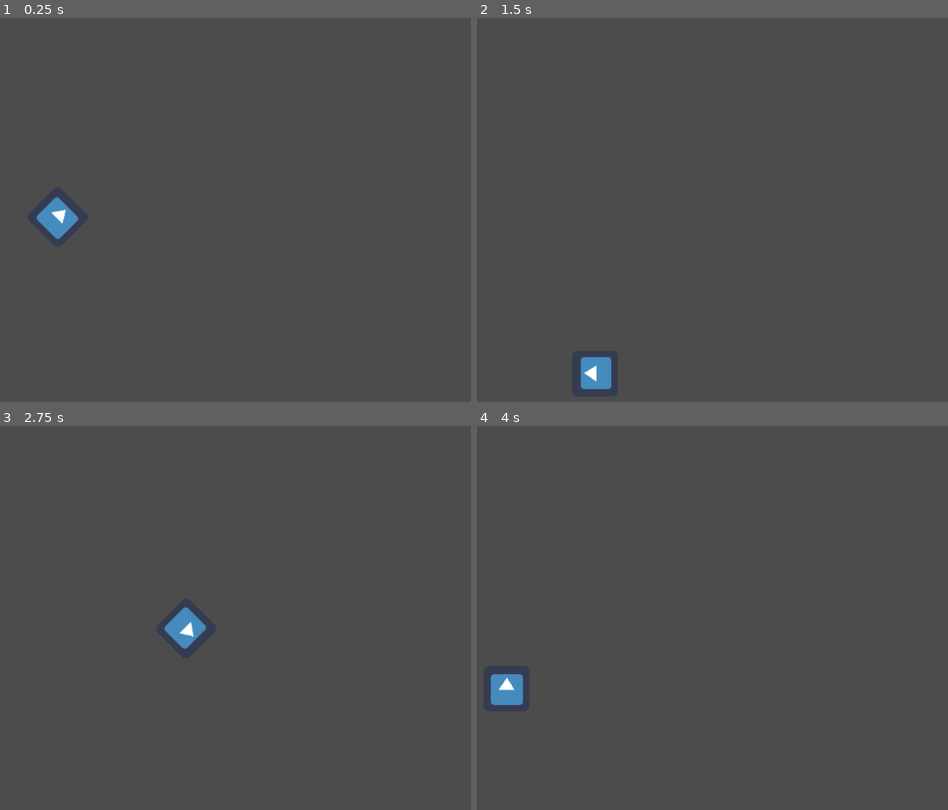
Above: before the commit, frames 1-4 (two rows, left to right).
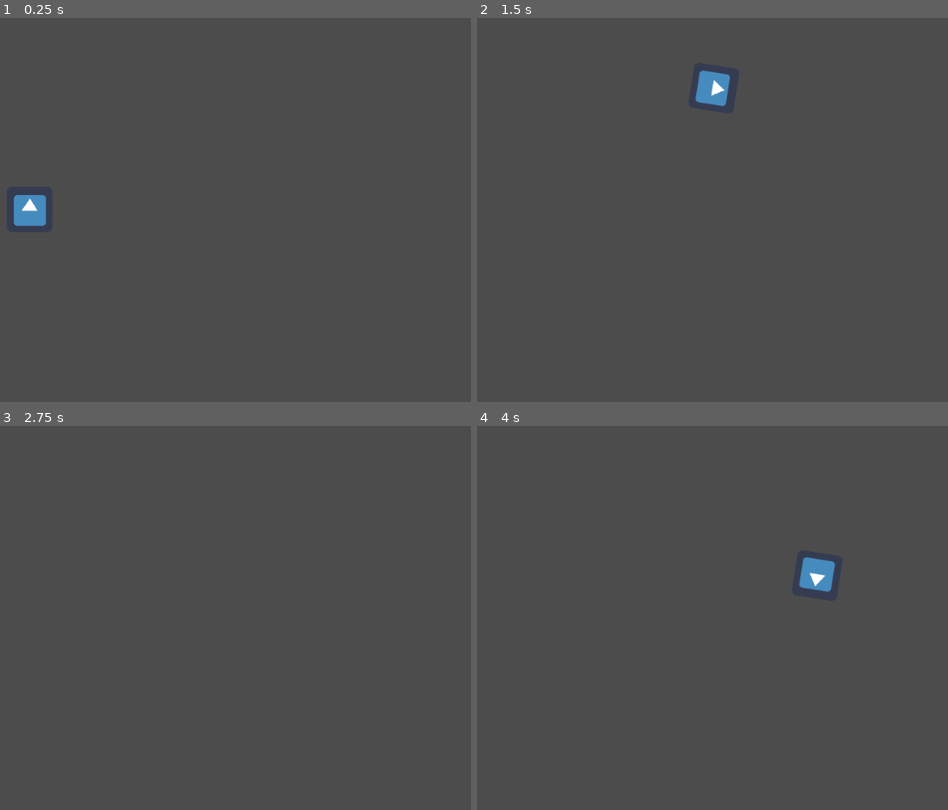
Above: after the commit, the same moments.

Repository: Jade1724/godot-scripting
Game: Godot game, scene res://Sprite.tscn
The game is run twice, just before and just after one commit, with the same random seed, the same clock (stepped at 60 frames per second) and the same inputs. The project has no main scene, so this scene is started directly. The engine's default icon, where the game draws it, is replaced by a stand-in: a white triangle on a blue panel in a dark square.
Inputs:
- Up to frame 1 (0.25 s): no input
- Up to frame 2 (1.5 s): hold Right (ui_right) 0.53-1.28 s; hold Left (ui_left) from 1.28 s (still down)
- Up to frame 3 (2.75 s): release Left (ui_left) at 2.03 s; hold Right (ui_right) from 2.03 s (still down)
- Up to frame 4 (4 s): release Right (ui_right) at 3.53 s; hold Left (ui_left) from 3.53 s (still down)

The runs differ from the first frame. In frame 1, 1.0% of the frame differs, in the area x 2-17%, y 46-58%; in frame 2, 1.1%, in the area x 21-54%, y 13-97%; in frame 3, 0.6%; in frame 4, 1.1%.

Commit message:
Added user control for the direction the sprite moves

Diff:
--- a/Sprite.gd
+++ b/Sprite.gd
@@ -4,6 +4,11 @@
 var angular_speed = PI # Godot angle is in radians by default
 
 func _process(delta):
-	rotation += angular_speed * delta
+	var direction = 0
+	if Input.is_action_pressed("ui_left"):
+		direction = -1
+	if Input.is_action_pressed("ui_right"):
+		direction = 1
+	rotation += angular_speed* direction * delta
 	var velocity = Vector2.UP.rotated(rotation) * speed
 	position += velocity * delta
